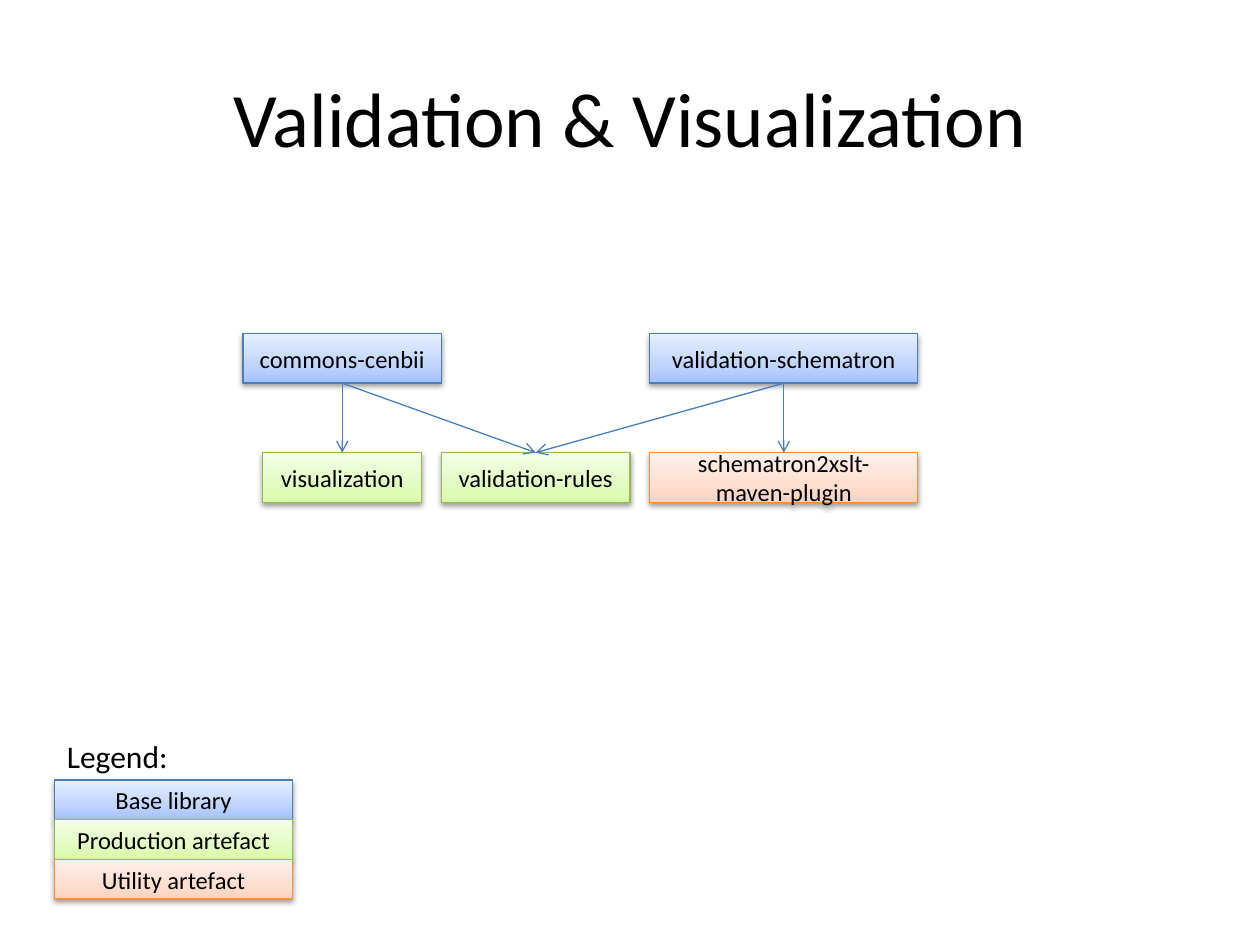
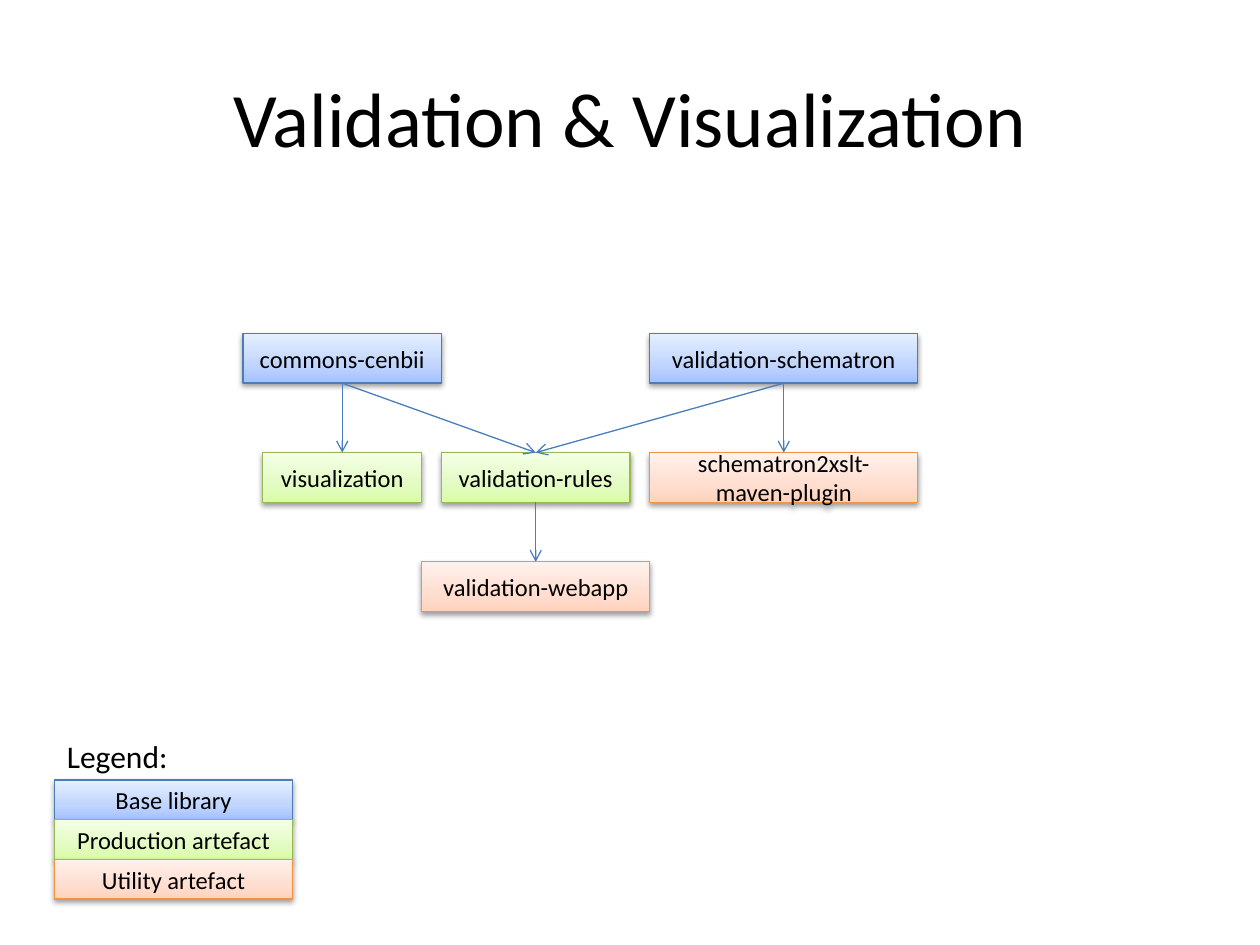
Before and after one commit to phax/peppol-silicone, a slide deck: slide 3 of docs/v2.3.0/ICT-Transport-Silicone_Java_ProjectDependencies-230.pptx. Drawn at 1260x945 pixels with LibreOffice and Linux fonts; fonts in the diff are those of the drawing. Boxes give left, top, right and bottom in pixels: in the first picture for what was removed or moved away, otherwise in the second. Text is boxed around its words. In the diff, an @@ line names an element or a change of style, - is before the commit and + after.

Commit message:
Added validation-webapp project

```diff
--- a/docs/v2.3.0/ICT-Transport-Silicone_Java_ProjectDependencies-230.pptx
+++ b/docs/v2.3.0/ICT-Transport-Silicone_Java_ProjectDependencies-230.pptx
@@ arrow added from (536, 503) to (536, 562), #4B7EBC 0.75 pt @@
@@ rectangle added at <box>422,562,650,611</box>, fill gradient #FFD2BD to #FFDED0 to #FFF2ED, outline #F69240 0.75 pt, 14 pt, text #000000 @@
+validation-webapp
```
Also in this commit, not shown: 1 other slide changed.
